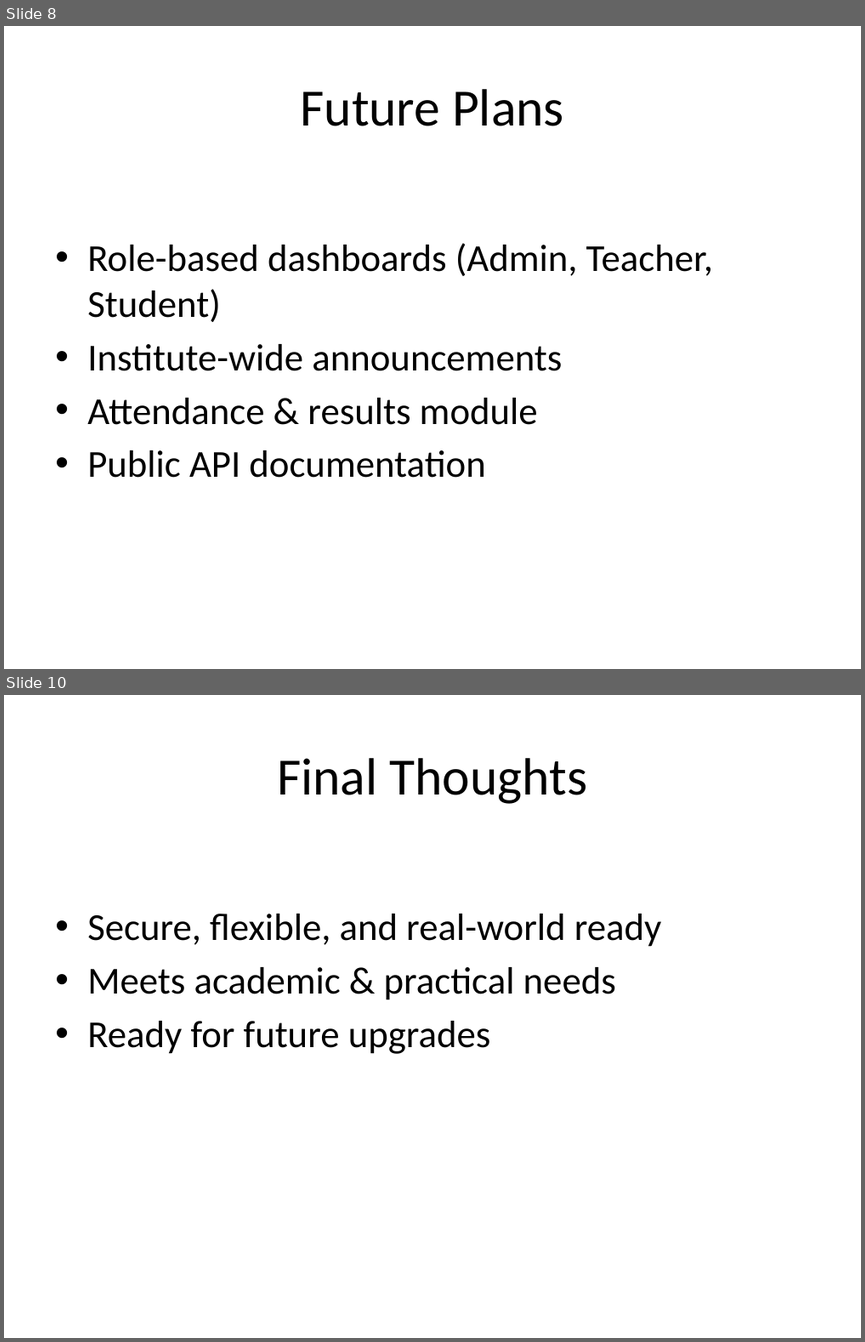
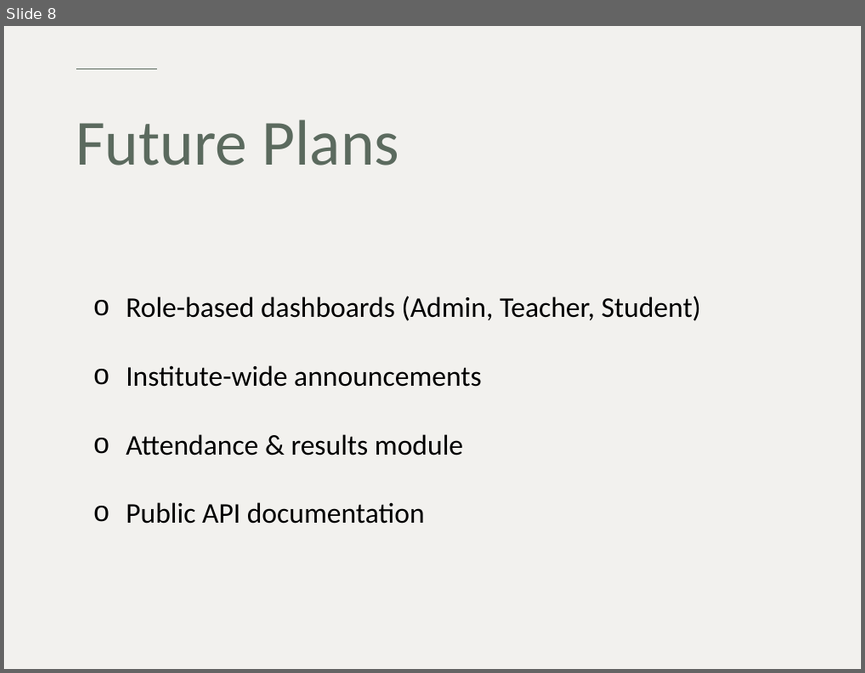
Before and after one commit to humairaaktershanti/instracore, a slide deck: InstaCore_Presentation_DiTech_Squad.pptx. Shown one above the other, each under a label of ours: slides 8 and 10 before the commit, slide 8 after it; the slides between them are not shown. The pictures are 865x1342 and 865x673 pixels, drawn with LibreOffice and Linux fonts; fonts in the diff are those of the drawing. Boxes give left, top, right and bottom in pixels: in the first picture for what was removed or moved away, otherwise in the second. Text is boxed around its words. In the diff, an @@ line names an element or a change of style, - is before the commit and + after.

```diff
--- a/InstaCore_Presentation_DiTech_Squad.pptx
+++ b/InstaCore_Presentation_DiTech_Squad.pptx
@@ slide 10 removed at bbox=[4, 695, 861, 1338], background #FFFFFF @@
@@ title removed at bbox=[277, 758, 587, 804] @@
-Final Thoughts
@@ text removed at bbox=[87, 913, 662, 1054] @@
-• Secure, flexible, and real-world ready
-• Meets academic & practical needs
-• Ready for future upgrades
@@ slide 8 changed as well @@
@@ background #FFFFFF to #F2F1EE @@
@@ line added from (76, 68) to (156, 68), #5B6A5E 1.25 pt @@
@@ title "Future Plans": place and size @@
-title "Future Plans" at bbox=[300, 89, 564, 126]
+title "Future Plans" at bbox=[75, 120, 400, 165]
@@ title "Future Plans" at bbox=[75, 120, 400, 165]: size 44 to 54 pt, text colour #000000 to #5B6A5E; alignment centre to left; line spacing 1 to 0.9 @@
@@ text "Role-based dashboards (Admin, Teacher, Student)": place and size @@
-text "Role-based dashboards (Admin, Teacher, Student)" at bbox=[87, 243, 713, 477]
+text "Role-based dashboards (Admin, Teacher, Student)" at bbox=[126, 295, 701, 523]
@@ text "Role-based dashboards (Admin, Teacher, Student)" at bbox=[126, 295, 701, 523]: size 32 to 24 pt; bullet • to o; line spacing 1 to 2; less space between paragraphs @@
```
Also in this commit, not shown: 7 other slides changed, 6 slides added, 2 other slides removed.
